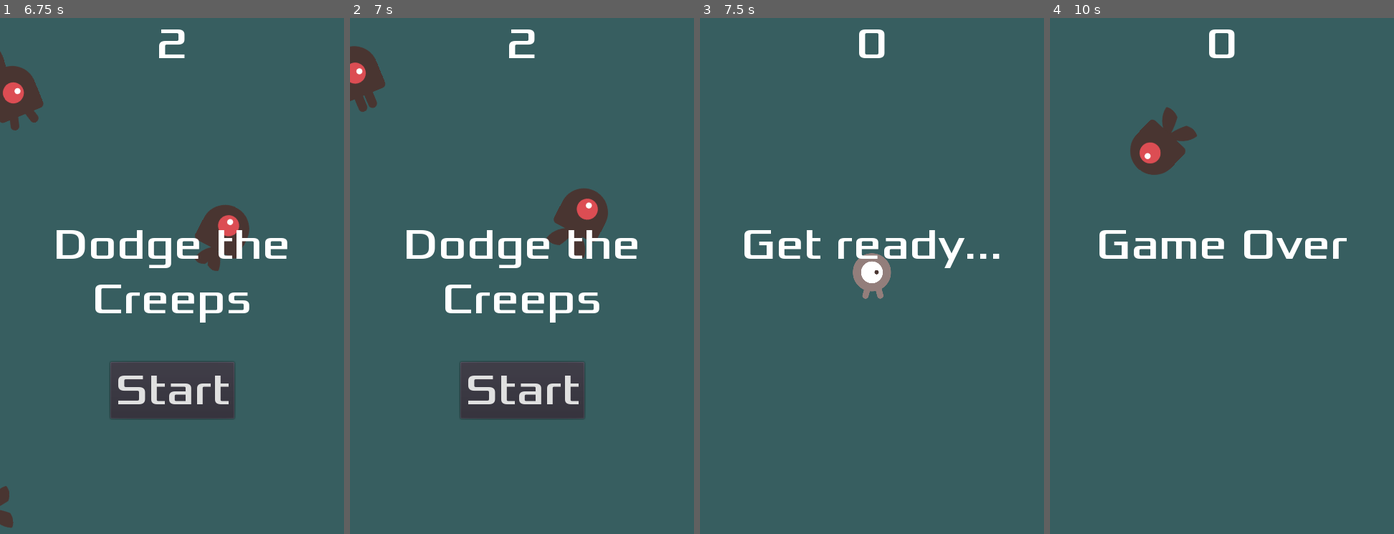
Above: before the commit, frames 1-4 (left to right).
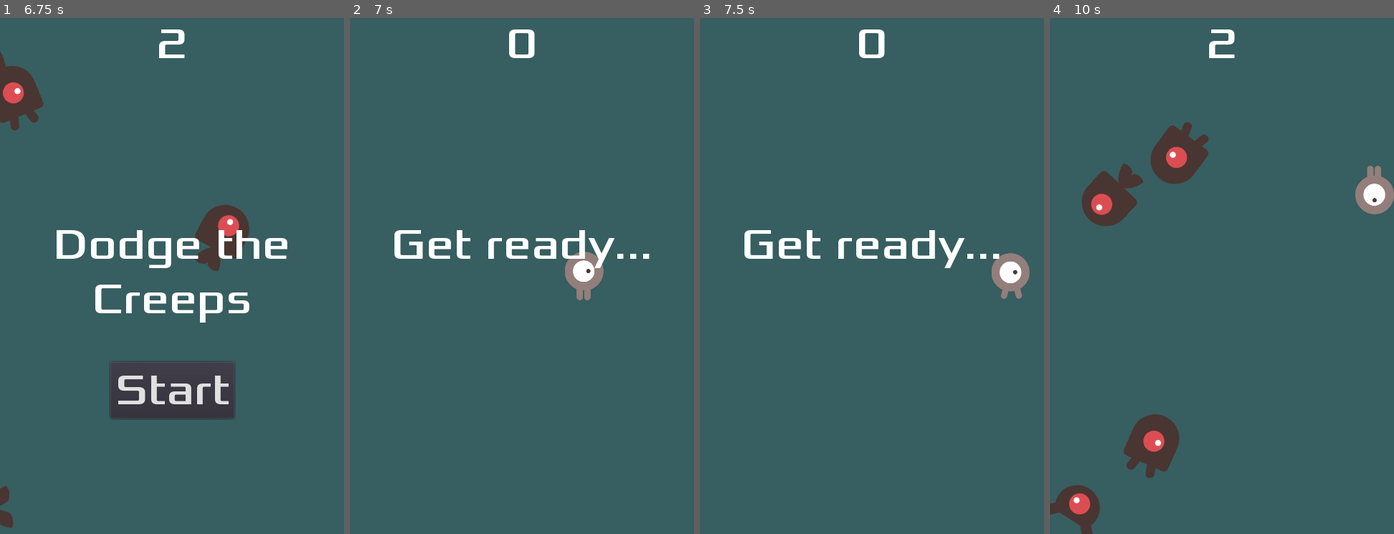
Above: after the commit, the same moments.

Repository: GMMGabriel/game_dodge
Game: Godot game, scene res://Main.tscn
Two runs of this game, one before a commit and one after it. Both use one fixed random seed, a clock stepped at 60 frames per second and the inputs below.
Inputs (mouse positions are in pixels of both pictures, inside the frame that each line leads up to):
- Up to frame 1 (6.75 s): click "Start" at 0.5 s; tap Enter at 1.25 s; hold D (move_right) 1.28-2.03 s; hold Space (ui_select) 1.28-2.03 s; hold S (move_down) 2.03-2.78 s; tap Ctrl (increase_speed) every 1.5 s from 2.1 to 6.6 s; tap Space (ui_select) at 2.27, 2.3, 2.57, 3.77, 3.8, 4.07, 5.27, 5.3, 5.57 s; hold D (move_right) 2.78-3.53 s; hold Space (ui_select) 2.78-3.53 s; hold W (move_up) 3.53-4.28 s; hold Space (ui_select) 4.28-5.03 s; hold A (move_left) 4.28-5.78 s; hold S (move_down) 5.78-6.53 s; hold Space (ui_select) 5.78-6.53 s; hold D (move_right) from 6.53 s (still down)
- Up to frame 2 (7 s): keep holding D (move_right); tap Space (ui_select) at 6.77, 6.8 s
- Up to frame 3 (7.5 s): tap Space (ui_select) at 7.07 s; release D (move_right) at 7.25 s; click (872, 389) at 7.25 s, where only the run before the commit has a clickable "Start"
- Up to frame 4 (10 s): tap Space (ui_select) at 8, 9.02, 9.05, 9.32 s; hold W (move_up) 8.03-8.78 s; hold Space (ui_select) 8.03-8.78 s; hold D (move_right) 8.78-9.53 s; tap Ctrl (increase_speed) at 8.85 s; hold S (move_down) from 9.53 s (still down); hold Space (ui_select) from 9.53 s (still down)

Frame 1 is identical in both runs. In frame 2, 9.7% of the frame differs, in the area x 0-88%, y 2-78%; in frame 3, 1.4%; in frame 4, 7.6%.

Commit message:
changing game icon; adding space key as shortcut to start game.

Diff:
--- a/Main.gd
+++ b/Main.gd
@@ -5,6 +5,10 @@
 
 func _ready():
 	randomize()
+
+func _process(delta):
+	if Input.is_action_pressed("ui_select") and $HUD/Button.visible:
+		$HUD._on_Button_pressed()
 
 func newGame():
 	score = 0
Binary file changed: icon.png
